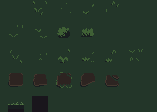
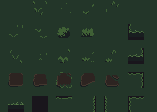
Layer changes from the first w=157, h=112 image to the second:
added layer "Capa 30" above "Capa 28" over <box>128,24,144,40</box>
added layer "Capa 28" above "Capa 27" over <box>128,48,144,64</box>
renamed "Capa 25" to "Capa 27", painted on it over <box>56,24,144,112</box>
painted on "Capa 15 copia 2 (combinado) copia 2" over <box>128,24,144,64</box>
added layer "Capa 29" above "Capa 15 copia 2 (combinado) copia" over <box>128,24,144,64</box>
